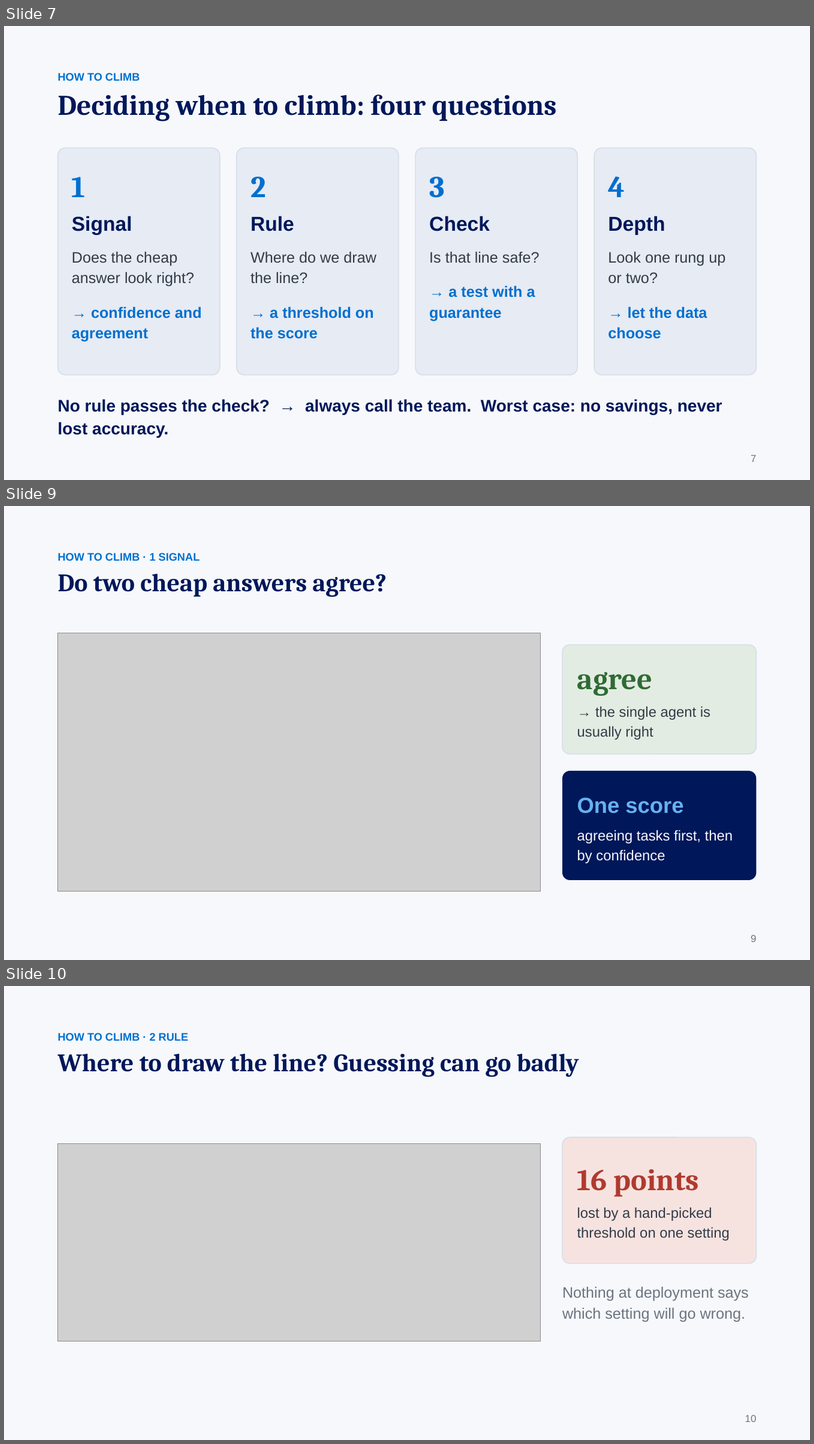
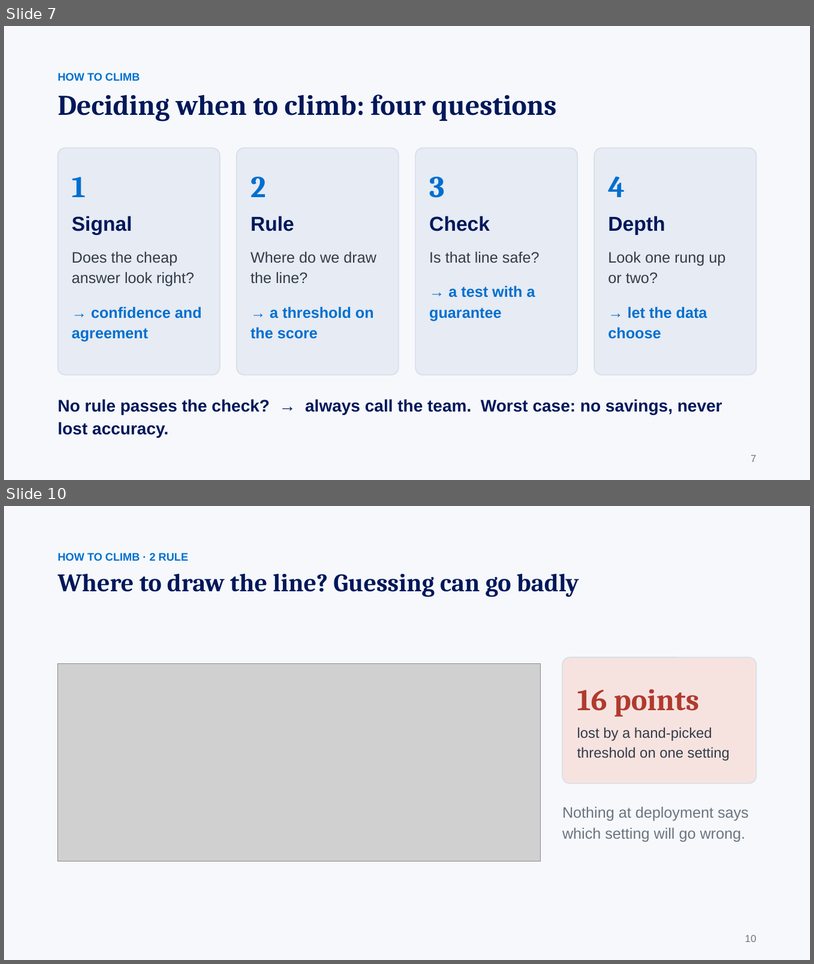
Before and after one commit to gaoj21/tokenbank, a slide deck: slides/CLIMB_talk.pptx. Shown one above the other, each under a label of ours: slides 7, 9 and 10 before the commit, slides 7 and 10 after it; the slides between them are not shown. The pictures are 814x1444 and 814x964 pixels, drawn with LibreOffice and Linux fonts; fonts in the diff are those of the drawing; grey boxes stand for pictures. Boxes give left, top, right and bottom in pixels: in the first picture for what was removed or moved away, otherwise in the second. Text is boxed around its words. In the diff, an @@ line names an element or a change of style, - is before the commit and + after.

```diff
--- a/slides/CLIMB_talk.pptx
+++ b/slides/CLIMB_talk.pptx
@@ slide 9 removed at box(4, 506, 810, 960), background #F6F8FB @@
@@ text removed at box(58, 553, 200, 561) @@
-HOW TO CLIMB · 1 SIGNAL
@@ text removed at box(58, 574, 387, 597) @@
-Do two cheap answers agree?
@@ picture removed at box(58, 633, 541, 891) @@
@@ rounded rectangle removed at box(563, 645, 757, 754) @@
-agree
-→ the single agent is usually right
@@ rounded rectangle removed at box(563, 771, 757, 880) @@
-One score
-agreeing tasks first, then by confidence
@@ text removed at box(751, 934, 756, 942) @@
-9
```
Also in this commit, not shown: 2 slides added, 1 other slide removed, 4 other files.
